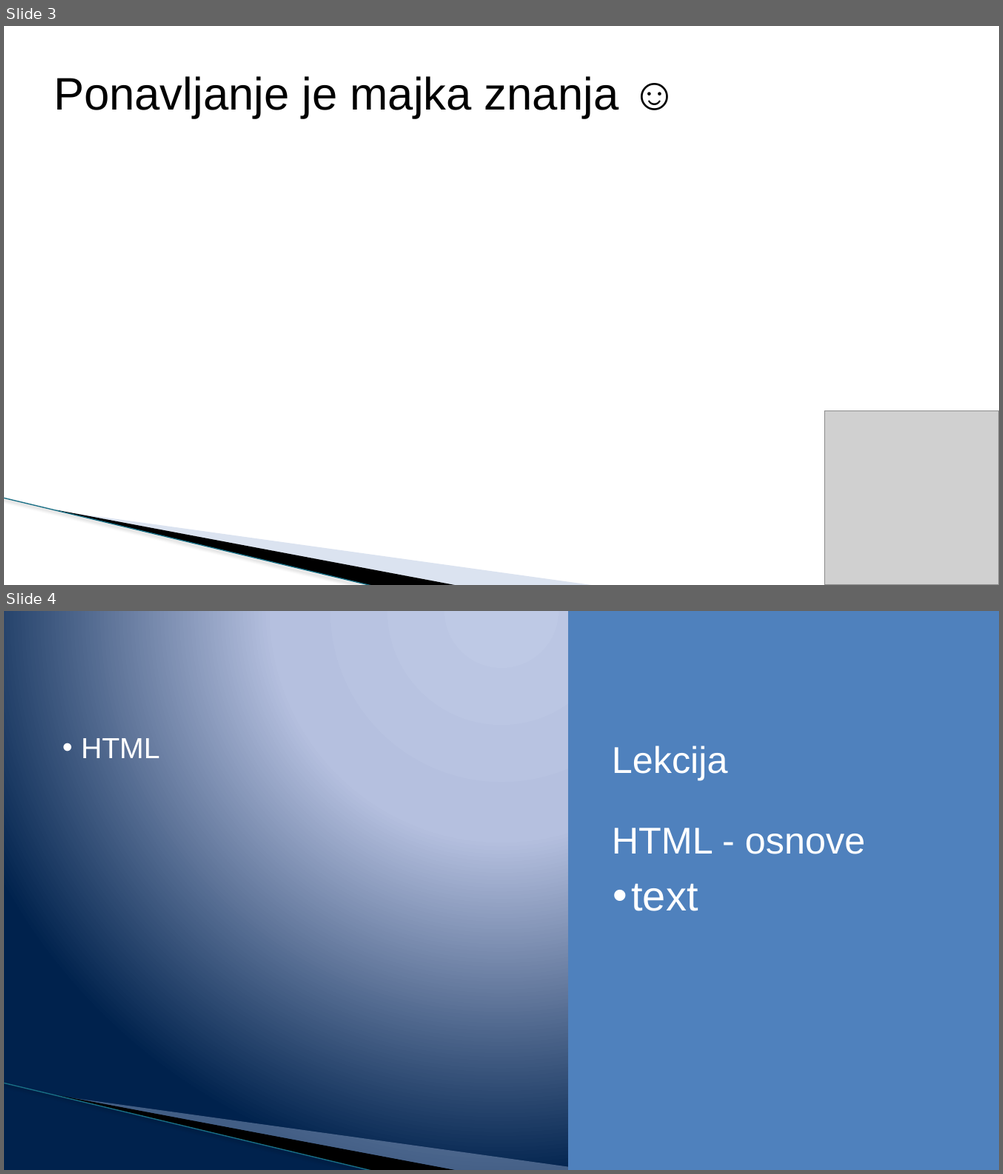
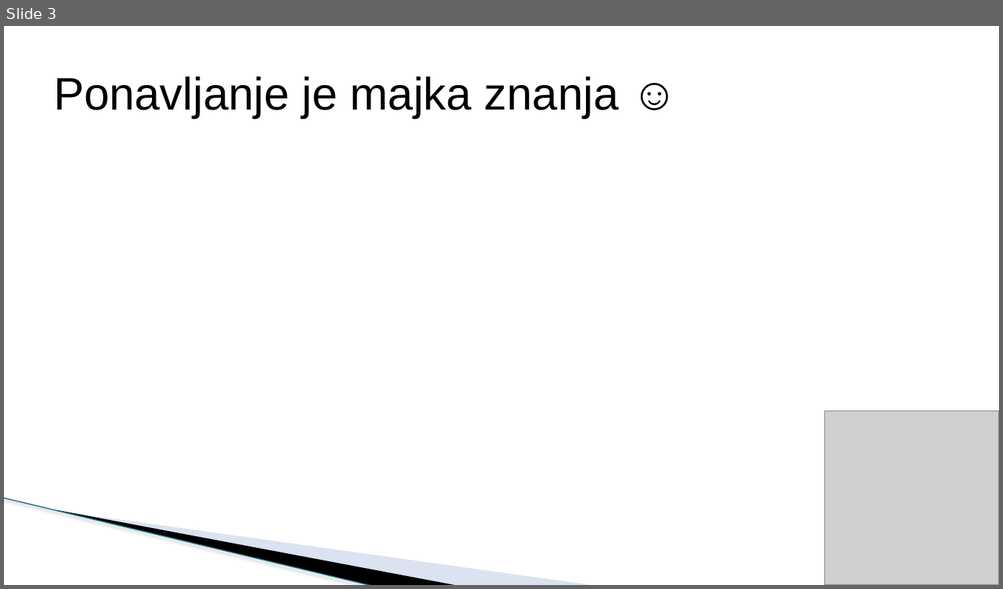
Before and after one commit to todalexcode/kurs-front-end, a slide deck: sesija-32/PPT/Front-End Developer-32.pptx. Shown one above the other, each under a label of ours: slides 3 and 4 before the commit, slide 3 after it. The pictures are 1003x1174 and 1003x589 pixels, drawn with LibreOffice and Linux fonts; fonts in the diff are those of the drawing; grey boxes stand for pictures; background and template pictures are left out. Boxes give left, top, right and bottom in pixels: in the first picture for what was removed or moved away, otherwise in the second. Text is boxed around its words. In the diff, an @@ line names an element or a change of style, - is before the commit and + after.

```diff
--- a/sesija-32/PPT/Front-End Developer-32.pptx
+++ b/sesija-32/PPT/Front-End Developer-32.pptx
@@ slide 4 removed at [4, 611, 999, 1170], background gradient #BFC9E5 to #B5C0E0 to #00234D; not listed: 3 template elements that a slide beside it also shows @@
@@ rectangle removed at [568, 611, 999, 1170] @@
@@ text removed at [81, 738, 160, 758] @@
-• HTML
@@ text removed at [612, 746, 865, 854] @@
-Lekcija
-HTML - osnove
@@ text removed at [631, 884, 697, 911] @@
-• text
```
Also in this commit, not shown: 1 slide changed, 2 slides added, 8 other files.
